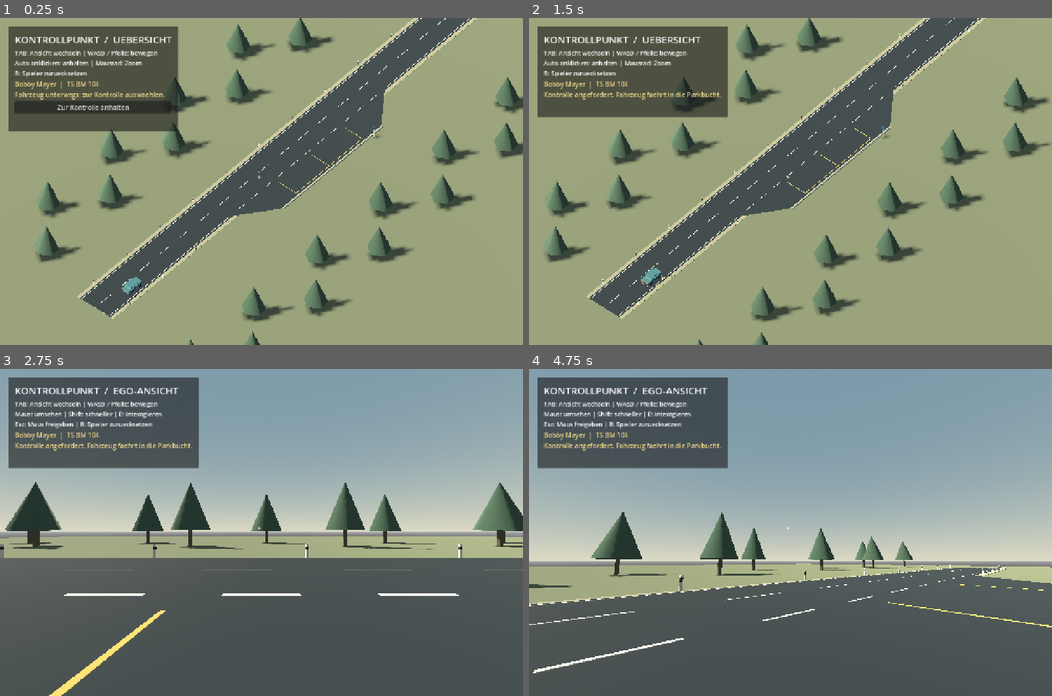
Above: before the commit, frames 1-4 (two rows, left to right).
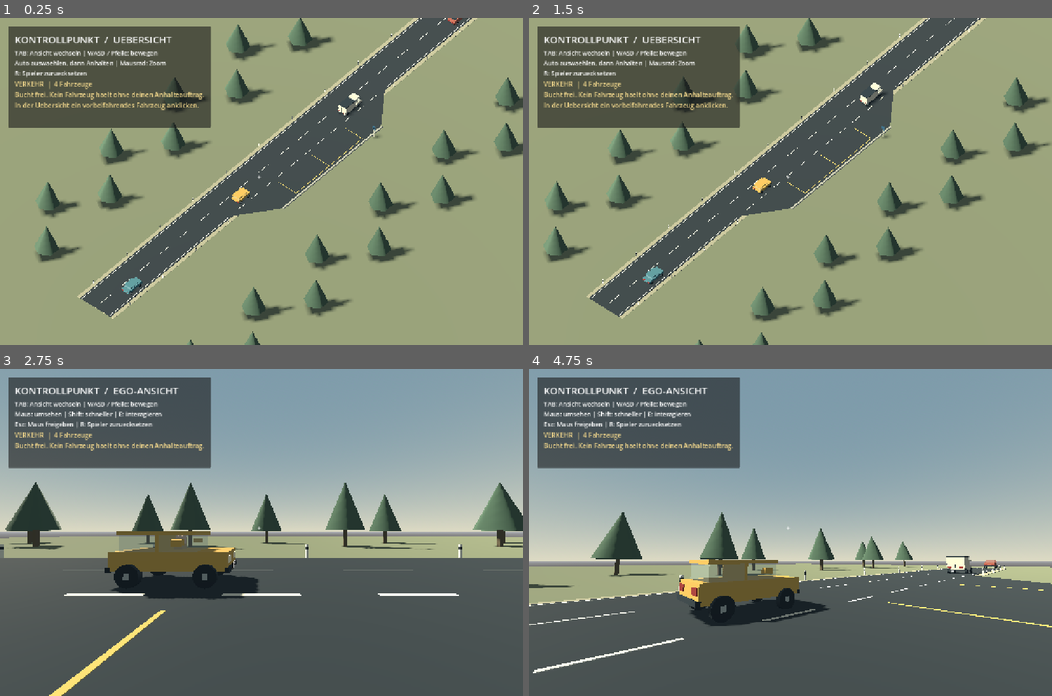
Above: after the commit, the same moments.

Repository: Hauskamel/traffic-society
Game: Godot game, scene res://main.tscn
The game is run twice, just before and just after one commit, with the same random seed, the same clock (stepped at 60 frames per second) and the same inputs.
Inputs (mouse positions are in pixels of both pictures, inside the frame that each line leads up to):
- Up to frame 1 (0.25 s): no input
- Up to frame 2 (1.5 s): click (623, 106) at 0.5 s, where only the run before the commit has a clickable "Zur Kontrolle anhalten"; tap Enter at 1.25 s; move the mouse to (905, 165) at 1.27 s; hold D from 1.28 s (still down); tap N at 1.35 s; click (905, 165) at 1.42 s
- Up to frame 3 (2.75 s): tap E at 1.55, 2.1 s; move the mouse to (156, 548) at 2.02 s; release D at 2.03 s; hold S from 2.03 s (still down); click (156, 548) at 2.17 s; tap Tab at 2.3 s
- Up to frame 4 (4.75 s): move the mouse to (800, 525) at 2.77 s; release S at 2.78 s; hold W 2.78-4.28 s; tap Tab at 2.85, 4.55 s; click (800, 525) at 2.92 s; tap N at 3.05, 3.6 s; move the mouse to (764, 597) at 3.52 s; click (764, 597) at 3.67 s; tap E at 3.8, 4.35 s; move the mouse to (947, 581) at 4.27 s; hold A from 4.28 s (still down); click (947, 581) at 4.42 s

The runs differ from the first frame. In frame 1, 4.3% of the frame differs, in the area x 1-89%, y 0-85%; in frame 2, 3.3%; in frame 3, 5.3%, in the area x 2-50%, y 2-71%; in frame 4, 5.3%.

Commit message:
Fundamentals: laufender Verkehr, manuelle Anhalteaufträge und vier Fahrzeugmodelle

Diff:
--- a/main.gd
+++ b/main.gd
@@ -8,11 +8,11 @@
 var title: Label
 var instructions: Label
 const TrafficCar = preload("res://scripts/traffic_car.gd")
-var car: TrafficCar
+const TrafficManager = preload("res://scripts/traffic_manager.gd")
+var traffic: TrafficManager
 var encounter_status: Label
 var interact_hint: Label
 var stop_button: Button
-var new_drive_button: Button
 
 func mat(hex: String) -> StandardMaterial3D:
 	var m := StandardMaterial3D.new()
@@ -158,8 +158,8 @@
 	add_child(overview)
 	overview.look_at(Vector3(2, 0, 12))
 
-	car = TrafficCar.new()
-	add_child(car)
+	traffic = TrafficManager.new()
+	add_child(traffic)
 
 	var layer := CanvasLayer.new()
 	add_child(layer)
@@ -186,11 +186,6 @@
 	stop_button.focus_mode = Control.FOCUS_NONE
 	stop_button.pressed.connect(order_stop)
 	stack.add_child(stop_button)
-	new_drive_button = Button.new()
-	new_drive_button.text = "Neue Testfahrt [N]"
-	new_drive_button.focus_mode = Control.FOCUS_NONE
-	new_drive_button.pressed.connect(new_test_drive)
-	stack.add_child(new_drive_button)
 	interact_hint = Label.new()
 	stack.add_child(interact_hint)
 	var crosshair := Label.new()
@@ -208,7 +203,7 @@
 	Input.mouse_mode = Input.MOUSE_MODE_VISIBLE if aerial else Input.MOUSE_MODE_CAPTURED
 	title.text = "KONTROLLPUNKT  /  " + ("UEBERSICHT" if aerial else "EGO-ANSICHT")
 	instructions.text = "TAB: Ansicht wechseln | WASD / Pfeile: bewegen\n"
-	instructions.text += "Auto anklicken: anhalten | Mausrad: Zoom\nR: Spieler zuruecksetzen" if aerial else "Maus: umsehen | Shift: schneller | E: interagieren\nEsc: Maus freigeben | R: Spieler zuruecksetzen"
+	instructions.text += "Auto auswaehlen, dann Anhalten | Mausrad: Zoom\nR: Spieler zuruecksetzen" if aerial else "Maus: umsehen | Shift: schneller | E: interagieren\nEsc: Maus freigeben | R: Spieler zuruecksetzen"
 
 func _unhandled_input(event: InputEvent) -> void:
 	if event is InputEventKey and event.pressed and not event.echo:
@@ -216,9 +211,7 @@
 			aerial = not aerial
 			update_camera()
 		elif event.keycode == KEY_E and can_release():
-			car.release()
-		elif event.keycode == KEY_N:
-			new_test_drive()
+			traffic.controlled_car.release()
 		elif event.keycode == KEY_ESCAPE:
 			Input.mouse_mode = Input.MOUSE_MODE_VISIBLE
 		elif event.keycode == KEY_R:
@@ -234,8 +227,8 @@
 				var end := origin + overview.project_ray_normal(event.position) * 250.0
 				var query := PhysicsRayQueryParameters3D.create(origin, end, 2)
 				var result := get_world_3d().direct_space_state.intersect_ray(query)
-				if result.get("collider") == car:
-					order_stop()
+				if result.get("collider") is TrafficCar:
+					traffic.select_car(result.collider)
 			if event.button_index == MOUSE_BUTTON_WHEEL_UP:
 				overview.size = maxf(20, overview.size - 3)
 			elif event.button_index == MOUSE_BUTTON_WHEEL_DOWN:
@@ -279,14 +272,11 @@
 
 func order_stop() -> void:
 	if aerial:
-		car.request_stop()
-
-func new_test_drive() -> void:
-	if car.state == TrafficCar.State.FINISHED:
-		car.new_test_drive()
+		traffic.request_control()
 
 func can_release() -> bool:
-	if aerial or car.state != TrafficCar.State.PARKED:
+	var car := traffic.controlled_car
+	if aerial or not is_instance_valid(car) or car.state != TrafficCar.State.PARKED:
 		return false
 	if Input.mouse_mode != Input.MOUSE_MODE_CAPTURED:
 		return false
@@ -296,19 +286,26 @@
 	return difference.length() < 2.2 and facing.dot(difference.normalized()) > 0.72 and car.to_local(player.global_position).x < -0.9
 
 func refresh_encounter_ui() -> void:
-	stop_button.visible = aerial and car.state == TrafficCar.State.DRIVING
-	stop_button.disabled = not car.can_stop()
-	new_drive_button.visible = car.state == TrafficCar.State.FINISHED
-	var heading := "Bobby Mayer  |  TS BM 104\n"
-	match car.state:
-		TrafficCar.State.DRIVING:
-			encounter_status.text = heading + ("Fahrzeug unterwegs: zur Kontrolle auswaehlen." if car.can_stop() else "Einfahrt passiert. Nach der Abfahrt neue Testfahrt starten.")
-		TrafficCar.State.PULLING_OVER:
-			encounter_status.text = heading + "Kontrolle angefordert. Fahrzeug faehrt in die Parkbucht."
-		TrafficCar.State.PARKED:
-			encounter_status.text = heading + ("Fahrzeug steht. Mit TAB vor Ort gehen und zum linken Fahrerfenster laufen." if aerial else "Fahrzeug steht. Zum linken Fahrerfenster gehen und hineinschauen.")
-		TrafficCar.State.LEAVING:
-			encounter_status.text = heading + "Kontrolle beendet. Fahrzeug faehrt zurueck auf die Strasse."
-		TrafficCar.State.FINISHED:
-			encounter_status.text = "Testfahrt beendet. Neue Testfahrt mit N starten."
-	interact_hint.text = "[E] Bobby Mayer weiterfahren lassen" if can_release() else ""
+	var selected := traffic.selected_car
+	var controlled := traffic.controlled_car
+	stop_button.visible = aerial and is_instance_valid(selected)
+	stop_button.disabled = is_instance_valid(controlled) or not is_instance_valid(selected) or not selected.can_stop()
+	var text := "VERKEHR  |  %d Fahrzeuge\n" % traffic.cars.size()
+	if is_instance_valid(controlled):
+		text += "Kontrolle: %s | %s\n" % [controlled.driver_name, controlled.model_name]
+		match controlled.state:
+			TrafficCar.State.PULLING_OVER:
+				text += "Faehrt in die Parkbucht. Weitere Fahrzeuge fahren vorbei."
+			TrafficCar.State.PARKED:
+				text += "TAB: vor Ort gehen. Am linken Fahrerfenster mit E freigeben." if aerial else "Zum linken Fahrerfenster gehen und hineinschauen."
+			TrafficCar.State.LEAVING:
+				text += "Fahrzeug faehrt ab. Die Bucht bleibt bis zur Abfahrt reserviert."
+	else:
+		text += "Bucht frei. Kein Fahrzeug haelt ohne deinen Anhalteauftrag."
+	if is_instance_valid(selected):
+		text += "\nAuswahl: %s | %s | %s\n" % [selected.driver_name, selected.model_name, selected.plate_number]
+		text += "Bucht belegt: erst die laufende Kontrolle abschliessen." if is_instance_valid(controlled) else ("Jetzt 'Zur Kontrolle anhalten' waehlen." if selected.can_stop() else "Einfahrt bereits passiert. Ein anderes Fahrzeug auswaehlen.")
+	elif not is_instance_valid(controlled) and aerial:
+		text += "\nIn der Uebersicht ein vorbeifahrendes Fahrzeug anklicken."
+	encounter_status.text = text
+	interact_hint.text = "[E] %s weiterfahren lassen" % controlled.driver_name if can_release() else ""
--- a/scripts/traffic_car.gd
+++ b/scripts/traffic_car.gd
@@ -3,8 +3,15 @@
 signal state_changed
 
 enum State { DRIVING, PULLING_OVER, PARKED, LEAVING, FINISHED }
-const DRIVER_NAME := "Bobby Mayer"
-const PLATE := "TS BM 104"
+var driver_name := "Bobby Mayer"
+var plate_number := "TS BM 104"
+var model_name := "Limousine"
+var body_color := "477e89"
+var model_kind := "sedan"
+var body_length := 4.2
+var body_height := 1.65
+var speed_limit := ROAD_SPEED
+var start_z := 52.0
 const ROAD_SPEED := 3.0
 const BAY_SPEED := 2.5
 var state: State = State.DRIVING
@@ -34,35 +41,58 @@
 	return mesh
 
 func _ready() -> void:
-	name = "BobbyCar"
+	name = driver_name.replace(" ", "")
 	sync_to_physics = false
 	collision_layer = 2
 	collision_mask = 0
 	var hit := CollisionShape3D.new()
 	var bounds := BoxShape3D.new()
-	bounds.size = Vector3(1.85, 1.5, 4.25)
+	bounds.size = Vector3(1.95, body_height - 0.15, body_length + 0.1)
 	hit.shape = bounds
-	hit.position.y = 0.96
+	hit.position.y = (body_height + 0.15) / 2.0
 	add_child(hit)
-	var paint := material("477e89")
+	var paint := material(body_color)
 	var trim := material("24323b")
 	var glass := material("a5c2cc")
 	glass.transparency = BaseMaterial3D.TRANSPARENCY_ALPHA_DEPTH_PRE_PASS
 	glass.albedo_color.a = 0.28
-	piece(Vector3(0, 0.75, 0), Vector3(1.8, 0.58, 4.2), paint)
-	piece(Vector3(0, 1.22, 0.15), Vector3(1.6, 0.68, 2.15), glass)
-	piece(Vector3(0, 1.6, 0.15), Vector3(1.7, 0.12, 2.25), paint)
-	piece(Vector3(0, 1.22, 0.15), Vector3(1.65, 0.72, 0.10), paint)
-	piece(Vector3(0, 0.52, -2.12), Vector3(1.82, 0.14, 0.14), trim)
-	piece(Vector3(0, 0.52, 2.12), Vector3(1.82, 0.14, 0.14), trim)
-	piece(Vector3(-0.96, 1.12, -0.4), Vector3(0.2, 0.18, 0.3), paint)
-	piece(Vector3(0.96, 1.12, -0.4), Vector3(0.2, 0.18, 0.3), paint)
+	piece(Vector3(0, 0.75, 0), Vector3(1.8, 0.58, body_length), paint)
+	var cabin_z := 0.15
+	var cabin_length := 2.15
+	var roof_y := 1.6
+	if model_kind == "hatch":
+		cabin_z = 0.35
+		cabin_length = 2.25
+	elif model_kind == "van":
+		cabin_z = -1.25
+		cabin_length = 1.45
+		roof_y = 2.25
+		piece(Vector3(0, 1.45, 0.7), Vector3(1.84, 1.5, 3.1), paint)
+		piece(Vector3(0, 2.23, 0.7), Vector3(1.9, 0.12, 3.15), trim)
+		piece(Vector3(0, 1.4, body_length / 2.0 + 0.01), Vector3(0.03, 1.35, 0.03), trim)
+	elif model_kind == "pickup":
+		cabin_z = -0.75
+		cabin_length = 1.6
+		roof_y = 1.8
+		# Open cargo bed with separate rails and visible floor.
+		piece(Vector3(0, 1.04, 1.2), Vector3(1.55, 0.06, 1.65), trim)
+		for x in [-0.84, 0.84]:
+			piece(Vector3(x, 1.22, 1.2), Vector3(0.13, 0.4, 1.8), paint)
+		piece(Vector3(0, 1.22, 2.04), Vector3(1.8, 0.4, 0.13), paint)
+	var cabin_y := (1.04 + roof_y) / 2.0
+	piece(Vector3(0, cabin_y, cabin_z), Vector3(1.6, roof_y - 1.0, cabin_length), glass)
+	piece(Vector3(0, roof_y, cabin_z), Vector3(1.7, 0.12, cabin_length + 0.1), paint)
+	piece(Vector3(0, cabin_y, cabin_z), Vector3(1.65, roof_y - 0.95, 0.10), paint)
+	for z in [-body_length / 2.0, body_length / 2.0]:
+		piece(Vector3(0, 0.52, z), Vector3(1.82, 0.14, 0.14), trim)
+	for x in [-0.96, 0.96]:
+		piece(Vector3(x, cabin_y, cabin_z - cabin_length * 0.3), Vector3(0.2, 0.18, 0.3), paint)
 	brake_material = material("862c2b")
 	for x in [-0.61, 0.61]:
-		piece(Vector3(x, 0.82, -2.11), Vector3(0.42, 0.2, 0.04), material("fff0c7"))
-		piece(Vector3(x, 0.82, 2.11), Vector3(0.42, 0.2, 0.04), brake_material)
+		piece(Vector3(x, 0.82, -body_length / 2.0 - 0.01), Vector3(0.42, 0.2, 0.04), material("fff0c7"))
+		piece(Vector3(x, 0.82, body_length / 2.0 + 0.01), Vector3(0.42, 0.2, 0.04), brake_material)
 	for x in [-0.92, 0.92]:
-		for z in [-1.35, 1.35]:
+		for z in [-body_length * 0.32, body_length * 0.32]:
 			var steer := Node3D.new()
 			add_child(steer)
 			steer.position = Vector3(x, 0.35, z)
@@ -83,13 +113,13 @@
 			spin.add_child(tire)
 			piece(Vector3(0, 0, 0), Vector3(0.235, 0.17, 0.17), material("a8b2ae"), spin)
 	# Fixed seated placeholder driver, ready for a later exit interaction.
-	piece(Vector3(-0.43, 1.13, -0.1), Vector3(0.42, 0.49, 0.34), material("b79b69"))
-	piece(Vector3(-0.43, 1.37, -0.15), Vector3(0.28, 0.28, 0.28), material("d7b49a"))
+	piece(Vector3(-0.43, cabin_y - 0.13, cabin_z - 0.2), Vector3(0.42, 0.49, 0.34), material("b79b69"))
+	piece(Vector3(-0.43, roof_y - 0.23, cabin_z - 0.25), Vector3(0.28, 0.28, 0.28), material("d7b49a"))
 	var plate := Label3D.new()
-	plate.text = PLATE
+	plate.text = plate_number
 	plate.font_size = 32
 	plate.pixel_size = 0.008
-	plate.position = Vector3(0, 0.59, -2.2)
+	plate.position = Vector3(0, 0.59, -body_length / 2.0 - 0.1)
 	plate.rotation.y = PI
 	add_child(plate)
 	marker = MeshInstance3D.new()
@@ -103,7 +133,7 @@
 	add_child(marker)
 	window_point = Marker3D.new()
 	window_point.name = "DriverWindow"
-	window_point.position = Vector3(-1.2, 1.3, -0.35)
+	window_point.position = Vector3(-1.2, cabin_y, cabin_z - 0.25)
 	add_child(window_point)
 	new_test_drive()
 
@@ -119,7 +149,7 @@
 
 func new_test_drive() -> void:
 	visible = true
-	position = Vector3(2, 0.08, 52)
+	position = Vector3(2, 0.08, start_z)
 	rotation = Vector3.ZERO
 	speed = ROAD_SPEED
 	state = State.DRIVING
@@ -160,6 +190,7 @@
 		target = minf(BAY_SPEED, sqrt(maxf(0.0, 2.0 * 1.6 * remaining)))
 	elif state == State.LEAVING and position.z > -26:
 		target = BAY_SPEED
+	target = minf(target, speed_limit)
 	speed = move_toward(speed, target, 1.6 * delta)
 	var travel := minf(speed * delta, remaining)
 	distance += travel
--- /dev/null
+++ b/scripts/traffic_manager.gd
@@ -0,0 +1,102 @@
+extends Node3D
+## Small deterministic roster and one control bay; no generated NPCs.
+const TrafficCar = preload("res://scripts/traffic_car.gd")
+const SPAWN_INTERVAL := 11.0
+const ROSTER := [
+	{"driver": "Bobby Mayer", "plate": "TS BM 104", "model": "Limousine", "kind": "sedan", "color": "477e89", "length": 4.2, "height": 1.65},
+	{"driver": "Nora Beck", "plate": "TS NB 217", "model": "Kleinwagen", "kind": "hatch", "color": "c9a452", "length": 3.5, "height": 1.65},
+	{"driver": "Erik Sommer", "plate": "TS ES 308", "model": "Transporter", "kind": "van", "color": "d8d1bc", "length": 5.0, "height": 2.35},
+	{"driver": "Mara Wolf", "plate": "TS MW 412", "model": "Pickup", "kind": "pickup", "color": "a55f51", "length": 4.8, "height": 1.9},
+]
+var cars: Array[TrafficCar] = []
+var controlled_car: TrafficCar
+var selected_car: TrafficCar
+var spawn_clock := 0.0
+var roster_index := 0
+
+func _ready() -> void:
+	# Manager computes speed limits before vehicle physics.
+	process_physics_priority = -10
+	for z in [52.0, 19.0, -14.0, -47.0]:
+		spawn_next(z)
+
+func spawn_next(z := 52.0) -> bool:
+	for existing in cars:
+		if existing.state != TrafficCar.State.FINISHED and absf(existing.position.z - z) < 12.0 and existing.position.x < 4.0:
+			return false
+	for offset in range(ROSTER.size()):
+		var index := (roster_index + offset) % ROSTER.size()
+		var data: Dictionary = ROSTER[index]
+		var present := false
+		for existing in cars:
+			if existing.driver_name == data.driver and existing.state != TrafficCar.State.FINISHED:
+				present = true
+		if present:
+			continue
+		var car := TrafficCar.new()
+		car.driver_name = data.driver
+		car.plate_number = data.plate
+		car.model_name = data.model
+		car.model_kind = data.kind
+		car.body_color = data.color
+		car.body_length = data.length
+		car.body_height = data.height
+		car.start_z = z
+		add_child(car)
+		cars.append(car)
+		roster_index = (index + 1) % ROSTER.size()
+		return true
+	return false
+
+func select_car(car: TrafficCar) -> void:
+	if not cars.has(car) or car.state != TrafficCar.State.DRIVING:
+		return
+	selected_car = car
+	refresh_markers()
+
+func request_control() -> bool:
+	if is_instance_valid(controlled_car) or not is_instance_valid(selected_car):
+		return false
+	if not selected_car.request_stop():
+		return false
+	controlled_car = selected_car
+	selected_car = null
+	refresh_markers()
+	return true
+
+func refresh_markers() -> void:
+	for car in cars:
+		car.marker.visible = car == selected_car or car == controlled_car
+
+func _physics_process(delta: float) -> void:
+	for i in range(cars.size() - 1, -1, -1):
+		var car := cars[i]
+		if car.state == TrafficCar.State.FINISHED:
+			if car == selected_car:
+				selected_car = null
+			if car == controlled_car:
+				controlled_car = null
+			cars.remove_at(i)
+			car.queue_free()
+	spawn_clock += delta
+	if spawn_clock >= SPAWN_INTERVAL:
+		if spawn_next():
+			spawn_clock = 0.0
+	update_spacing()
+
+func update_spacing() -> void:
+	for car in cars:
+		car.speed_limit = TrafficCar.ROAD_SPEED
+		if car.state == TrafficCar.State.PARKED:
+			continue
+		for other in cars:
+			if other == car or other.state == TrafficCar.State.FINISHED:
+				continue
+			var ahead := car.position.z - other.position.z
+			var clearance := (car.body_length + other.body_length) / 2.0 + 3.0
+			if ahead > 0 and absf(car.position.x - other.position.x) < 2.5:
+				car.speed_limit = minf(car.speed_limit, maxf(0, (ahead - clearance) * 0.7))
+			# Joining vehicles yield before crossing back onto the road.
+			if car.state == TrafficCar.State.LEAVING and car.position.z < -15 and car.position.x > 4.2:
+				if other.state == TrafficCar.State.DRIVING and other.position.z < -12 and other.position.z > -36:
+					car.speed_limit = 0.0
--- a/tests/fundamentals_interaction_test.gd
+++ b/tests/fundamentals_interaction_test.gd
@@ -20,22 +20,29 @@
 	root.add_child(scene)
 	await physics_frame
 	scene.set_physics_process(false)
-	scene.car.set_physics_process(false)
+	scene.traffic.set_physics_process(false)
+	var car = scene.traffic.cars[0]
+	for other in scene.traffic.cars:
+		other.set_physics_process(false)
+	car.set_physics_process(false)
 	await screenshot("fundamentals-overview")
 	var click := InputEventMouseButton.new()
-	click.position = scene.overview.unproject_position(scene.car.global_position + Vector3(0, 1, 0))
+	click.position = scene.overview.unproject_position(car.global_position + Vector3(0, 1, 0))
 	click.button_index = MOUSE_BUTTON_LEFT
 	click.pressed = true
 	print("Vehicle screen location: ", click.position)
 	check(root.get_visible_rect().has_point(click.position), "Starting car must be visible")
 	scene._unhandled_input(click)
-	check(scene.car.state == scene.TrafficCar.State.PULLING_OVER, "Click must select car via physics ray")
+	check(scene.traffic.selected_car == car, "Click must select the correct car")
+	check(car.state == scene.TrafficCar.State.DRIVING, "Selection alone must never stop the car")
+	scene.stop_button.pressed.emit()
+	check(car.state == scene.TrafficCar.State.PULLING_OVER, "Stop button must send the explicit order")
 	# Avoid a hanging test if picking fails.
-	if scene.car.state == scene.TrafficCar.State.DRIVING:
+	if car.state == scene.TrafficCar.State.DRIVING:
 		scene.order_stop()
 	for i in range(4000):
-		scene.car._physics_process(1.0 / 60.0)
-		if scene.car.state == scene.TrafficCar.State.PARKED:
+		car._physics_process(1.0 / 60.0)
+		if car.state == scene.TrafficCar.State.PARKED:
 			break
 	await physics_frame
 	scene.refresh_encounter_ui()
@@ -47,7 +54,7 @@
 	check(scene.eyes.current, "Tab must enter first-person view")
 	scene.player.position = Vector3(4.8, 0.1, 5.0)
 	scene.player.rotation.y = -PI / 2
-	scene.eyes.look_at(scene.car.window_point.global_position)
+	scene.eyes.look_at(car.window_point.global_position)
 	scene.refresh_encounter_ui()
 	check(scene.can_release(), "Looking at nearby driver window must enable release")
 	await screenshot("fundamentals-driver-window")
@@ -55,15 +62,15 @@
 	scene.player.rotation.y += PI
 	check(not scene.can_release(), "Looking away must prevent release")
 	scene.player.position = Vector3(9, 0.1, 5)
-	scene.eyes.look_at(scene.car.window_point.global_position)
+	scene.eyes.look_at(car.window_point.global_position)
 	check(not scene.can_release(), "Passenger side must prevent release")
 	scene.player.position = Vector3(4.8, 0.1, 5)
-	scene.eyes.look_at(scene.car.window_point.global_position)
+	scene.eyes.look_at(car.window_point.global_position)
 	var interact := InputEventKey.new()
 	interact.keycode = KEY_E
 	interact.pressed = true
 	scene._unhandled_input(interact)
-	check(scene.car.state == scene.TrafficCar.State.LEAVING, "E must release the car")
+	check(car.state == scene.TrafficCar.State.LEAVING, "E must release the car")
 	if not failed:
 		print("PASS: vehicle picking, visible spawn, camera switch, window distance/side/look, E release")
 	quit(1 if failed else 0)
--- a/tests/fundamentals_test.gd
+++ b/tests/fundamentals_test.gd
@@ -21,12 +21,16 @@
 	var scene = load("res://main.tscn").instantiate()
 	root.add_child(scene)
 	await physics_frame
-	var car = scene.car
+	var car = scene.traffic.cars[0]
+	scene.traffic.set_physics_process(false)
+	for other in scene.traffic.cars:
+		other.set_physics_process(false)
 	scene.set_physics_process(false)
 	car.set_physics_process(false)
 	check(car.can_stop(), "Car must be selectable at the start")
 	check(not car.release(), "A driving car cannot be released")
-	check(car.request_stop(), "Control request must succeed")
+	scene.traffic.select_car(car)
+	check(scene.traffic.request_control(), "Control request must succeed")
 	check(not car.request_stop(), "Duplicate stop request must be rejected")
 	check(not scene.can_release(), "Car cannot be released while entering the bay")
 	advance_car(car, car.State.PARKED)
@@ -48,7 +52,7 @@
 	check(not car.release(), "Duplicate release must be rejected")
 	advance_car(car, car.State.FINISHED)
 	check(car.position.z < -60 and not car.visible, "Departed car must leave and disappear")
-	scene.new_test_drive()
+	car.new_test_drive()
 	check(car.visible and car.can_stop(), "New test drive must restore visible selectable car")
 	check(car.wheels.size() == 4, "Car must have four animated wheels")
 	# Missed encounter: no reversing into the bay after the entry.
@@ -56,7 +60,7 @@
 		car._physics_process(1.0 / 60.0)
 	check(not car.request_stop(), "Stop request after the entry must be rejected")
 	advance_car(car, car.State.FINISHED)
-	scene.new_test_drive()
+	car.new_test_drive()
 	check(car.request_stop(), "Second encounter must be repeatable")
 	advance_car(car, car.State.PARKED)
 	check(car.release(), "Second encounter release must work")
--- /dev/null
+++ b/tests/traffic_test.gd
@@ -0,0 +1,130 @@
+extends SceneTree
+## Run: godot --headless --path . --script res://tests/traffic_test.gd
+var errors: Array[String] = []
+var scene: Node
+var traffic: Node
+var seen_plates: Dictionary = {}
+
+func check(ok: bool, message: String) -> void:
+	if not ok and not errors.has(message):
+		errors.append(message)
+		push_error(message)
+
+func _initialize() -> void:
+	call_deferred("run")
+
+func step() -> void:
+	traffic._physics_process(1.0 / 60.0)
+	var identities: Dictionary = {}
+	for car in traffic.cars:
+		car.set_physics_process(false)
+		car._physics_process(1.0 / 60.0)
+		check(not identities.has(car.driver_name), "Driver must never appear in two cars simultaneously")
+		identities[car.driver_name] = true
+		seen_plates[car.plate_number] = true
+	for i in range(traffic.cars.size()):
+		for j in range(i + 1, traffic.cars.size()):
+			var a = traffic.cars[i]
+			var b = traffic.cars[j]
+			if a.state == a.State.FINISHED or b.state == b.State.FINISHED:
+				continue
+			var overlap: bool = absf(a.position.x - b.position.x) < 1.8 and absf(a.position.z - b.position.z) < (a.body_length + b.body_length) / 2.0 - 0.1
+			check(not overlap, "Moving cars must not overlap")
+
+func run() -> void:
+	scene = load("res://main.tscn").instantiate()
+	root.add_child(scene)
+	await physics_frame
+	scene.set_physics_process(false)
+	traffic = scene.traffic
+	traffic.set_physics_process(false)
+	check(traffic.cars.size() == 4, "Initial traffic must contain four different models")
+	var models: Dictionary = {}
+	for car in traffic.cars:
+		car.set_physics_process(false)
+		models[car.model_kind] = true
+	check(models.size() == 4, "Models must differ in geometry, not only paint")
+	# Two minutes without commands: all vehicles must pass without pulling over.
+	for i in range(7200):
+		step()
+		for car in traffic.cars:
+			check(car.state == car.State.DRIVING or car.state == car.State.FINISHED, "No car may stop for a control without an order")
+	check(seen_plates.size() == 4, "All prepared identities must circulate")
+	check(traffic.cars.size() > 0 and traffic.cars.size() <= 4, "Traffic must remain replenished and bounded")
+	# Select an eligible car, but do not issue a stop yet.
+	var target: Node
+	for i in range(800):
+		for car in traffic.cars:
+			if car.can_stop():
+				target = car
+				break
+		if target != null:
+			break
+		step()
+	check(target != null, "Replenished traffic must offer another controllable car")
+	if target == null:
+		quit(1)
+		return
+	traffic.select_car(target)
+	for i in range(30):
+		step()
+	check(target.state == target.State.DRIVING, "Selection alone must not stop a vehicle")
+	scene.aerial = false
+	scene.order_stop()
+	check(target.state == target.State.DRIVING, "Control orders must not work from first person")
+	scene.aerial = true
+	check(traffic.request_control(), "Explicit order must reserve the bay")
+	check(not traffic.request_control(), "Only one control may be active")
+	for i in range(3600):
+		step()
+	check(target.state == target.State.PARKED, "Ordered car must park while other traffic passes")
+	check(traffic.controlled_car == target, "Parking control must retain its owner")
+	for car in traffic.cars:
+		if car != target and car.can_stop():
+			traffic.select_car(car)
+			check(not traffic.request_control(), "Occupied bay must reject a second car")
+			break
+	check(target.release(), "Parked vehicle must accept release")
+	for i in range(7200):
+		step()
+		if traffic.controlled_car == null:
+			break
+	check(traffic.controlled_car == null, "Released vehicle must merge and eventually free the bay")
+	check(traffic.cars.size() <= 4, "Traffic must stay bounded after a control")
+	# Repeat controls for each body shape at different traffic phases.
+	var phase := 0
+	for kind in ["sedan", "hatch", "van", "pickup"]:
+		var next_target: Node
+		for i in range(6000):
+			for car in traffic.cars:
+				if car.model_kind == kind and car.can_stop():
+					next_target = car
+					break
+			if next_target != null:
+				break
+			step()
+		check(next_target != null, "Every model must return for another control: " + kind)
+		if next_target == null:
+			continue
+		traffic.select_car(next_target)
+		check(traffic.request_control(), "Control must work for model: " + kind)
+		for i in range(3000):
+			step()
+			if next_target.state == next_target.State.PARKED:
+				break
+		check(next_target.state == next_target.State.PARKED, "Every model must park: " + kind)
+		for i in range(phase * 145):
+			step()
+		check(next_target.release(), "Every model must accept release: " + kind)
+		for i in range(7200):
+			step()
+			if traffic.controlled_car == null:
+				break
+		check(traffic.controlled_car == null, "Every model must merge without getting stuck: " + kind)
+		phase += 1
+
+	scene.queue_free()
+	await process_frame
+	if errors.is_empty():
+		print("PASS: continuous traffic, four models, no automatic controls, unique drivers, spacing, bay reservation, release and replenishment")
+	quit(0 if errors.is_empty() else 1)
Not shown, added: scripts/traffic_manager.gd.uid
Not shown, added: tests/fundamentals_interaction_test.gd.uid
Not shown, added: tests/fundamentals_test.gd.uid
Not shown, changed: docs/ENTWICKLUNG.md
